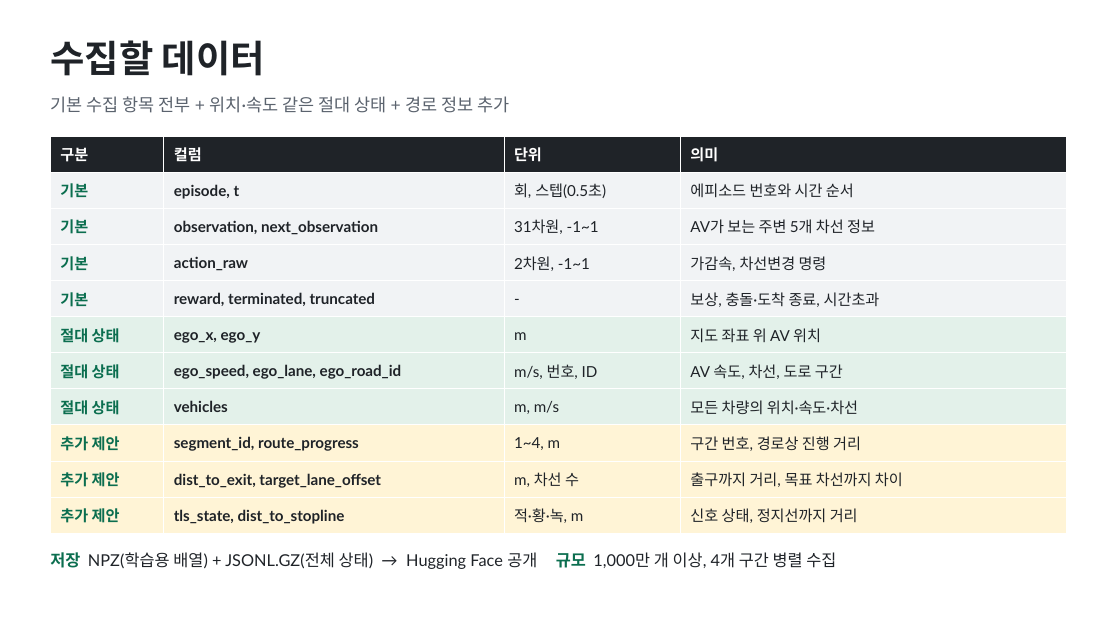
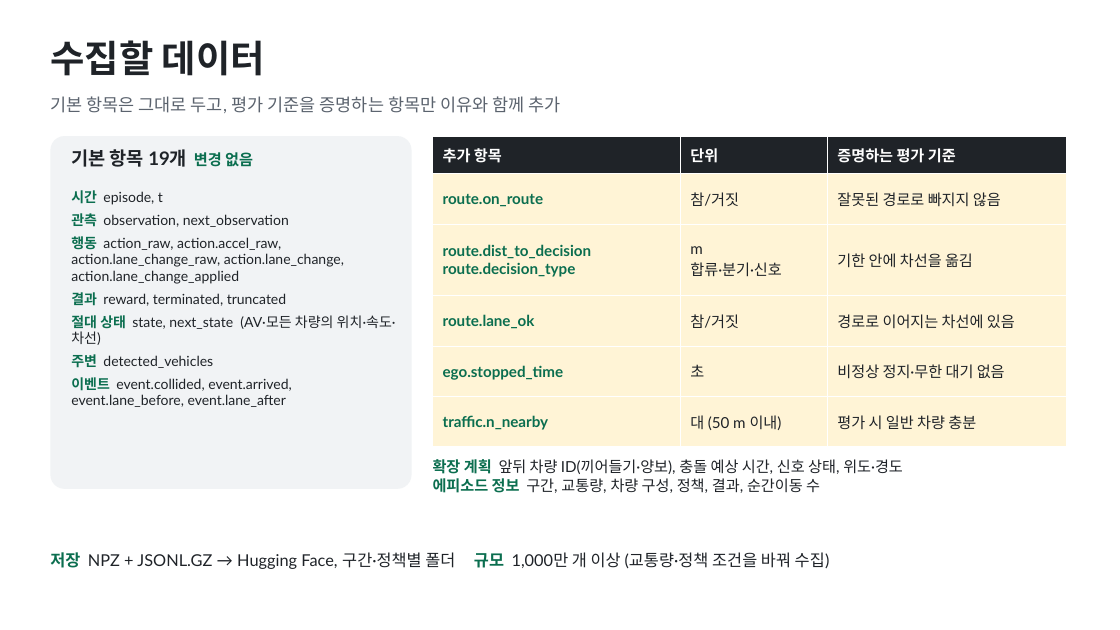
Before and after one commit to heerohyoon/skku-kintex-av, a slide deck: slide 5 of presentation/midterm_draft.pptx. Drawn at 1120x630 pixels with LibreOffice and Linux fonts; fonts in the diff are those of the drawing. Boxes give left, top, right and bottom in pixels: in the first picture for what was removed or moved away, otherwise in the second. Text is boxed around its words. In the diff, an @@ line names an element or a change of style, - is before the commit and + after.

Commit message:
방향 수정: 핵심 2구간 + 확장 2구간, 기본 데이터 유지 + 기준별 추가 항목

```diff
--- a/presentation/midterm_draft.pptx
+++ b/presentation/midterm_draft.pptx
@@ text at <box>50,96,561,113</box>: text changed @@
-기본 수집 항목 전부 + 위치·속도 같은 절대 상태 + 경로 정보 추가
+기본 항목은 그대로 두고, 평가 기준을 증명하는 항목만 이유와 함께 추가
@@ table removed at <box>50,136,1067,534</box>, 11 rows, 4 columns @@
-구분 | 컬럼 | 단위 | 의미
-기본 | episode, t | 회, 스텝(0.5초) | 에피소드 번호와 시간 순서
-기본 | observation, next_observation | 31차원, -1~1 | AV가 보는 주변 5개 차선 정보
-기본 | action_raw | 2차원, -1~1 | 가감속, 차선변경 명령
-기본 | reward, terminated, truncated | - | 보상, 충돌·도착 종료, 시간초과
-절대 상태 | ego_x, ego_y | m | 지도 좌표 위 AV 위치
-절대 상태 | ego_speed, ego_lane, ego_road_id | m/s, 번호, ID | AV 속도, 차선, 도로 구간
-절대 상태 | vehicles | m, m/s | 모든 차량의 위치·속도·차선
-추가 제안 | segment_id, route_progress | 1~4, m | 구간 번호, 경로상 진행 거리
-추가 제안 | dist_to_exit, target_lane_offset | m, 차선 수 | 출구까지 거리, 목표 차선까지 차이
-추가 제안 | tls_state, dist_to_stopline | 적·황·녹, m | 신호 상태, 정지선까지 거리
@@ rounded rectangle added at <box>50,136,412,489</box>, fill #F1F3F5 @@
@@ text added at <box>71,149,253,167</box>, 16 pt, text #1F2328, bold @@
+기본 항목 19개 변경 없음
@@ table added at <box>433,136,1067,447</box>, 6 rows, 3 columns @@
+추가 항목 | 단위 | 증명하는 평가 기준
+route.on_route | 참/거짓 | 잘못된 경로로 빠지지 않음
+route.dist_to_decision / route.decision_type | m / 합류·분기·신호 | 기한 안에 차선을 옮김
+route.lane_ok | 참/거짓 | 경로로 이어지는 차선에 있음
+ego.stopped_time | 초 | 비정상 정지·무한 대기 없음
+traffic.n_nearby | 대 (50 m 이내) | 평가 시 일반 차량 충분
@@ text added at <box>71,190,396,407</box>, 12 pt, text #1F2328 @@
+시간 episode, t
+관측 observation, next_observation
+행동 action_raw, action.accel_raw, action.lane_change_raw, action.lane_change, action.lane_change_applied
+결과 reward, terminated, truncated
+절대 상태 state, next_state (AV·모든 차량의 위치·속도·차선)
+주변 detected_vehicles
+이벤트 event.collided, event.arrived, event.lane_before, event.lane_after
@@ text added at <box>433,459,903,493</box>, 13 pt, text #1F2328 @@
+확장 계획 앞뒤 차량 ID(끼어들기·양보), 충돌 예상 시간, 신호 상태, 위도·경도
+에피소드 정보 구간, 교통량, 차량 구성, 정책, 결과, 순간이동 수
@@ text at <box>50,552,830,569</box>: text changed @@
-저장 NPZ(학습용 배열) + JSONL.GZ(전체 상태) → Hugging Face 공개 규모 1,000만 개 이상, 4개 구간 병렬 수집
+저장 NPZ + JSONL.GZ → Hugging Face, 구간·정책별 폴더 규모 1,000만 개 이상 (교통량·정책 조건을 바꿔 수집)
```
Also in this commit, not shown: 4 other slides changed, 3 other files.
